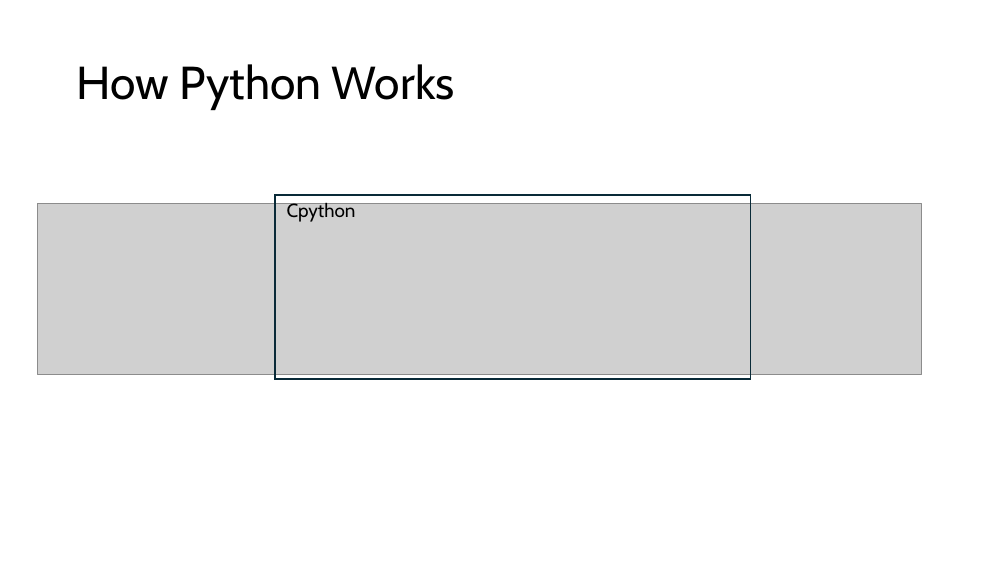
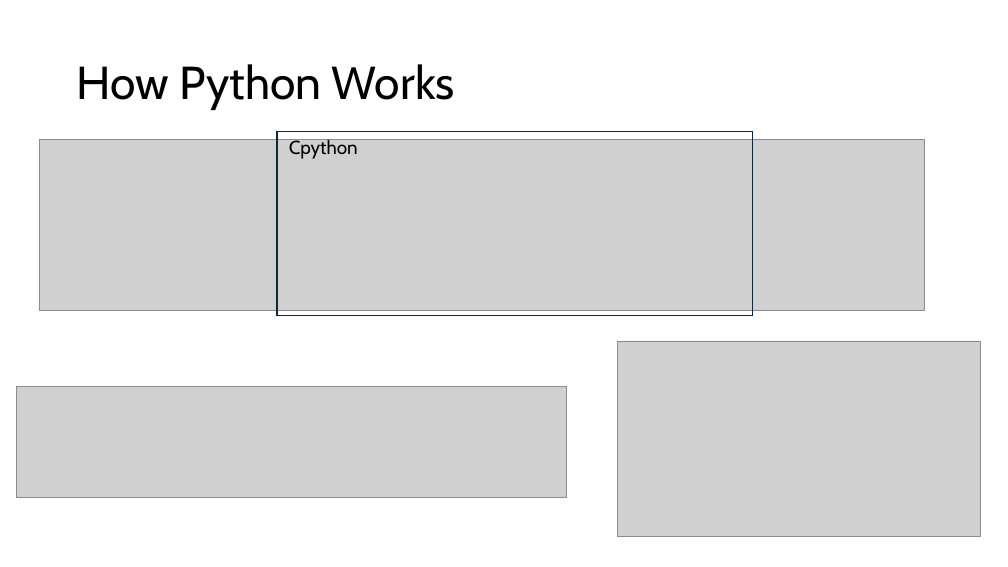
Before and after one commit to Dorknafo7/HW-SW-Co-Design-Project, a slide deck: slide 4 of project_presentation.pptx. Drawn at 1008x567 pixels with LibreOffice and Linux fonts; fonts in the diff are those of the drawing; grey boxes stand for pictures. Boxes give left, top, right and bottom in pixels: in the first picture for what was removed or moved away, otherwise in the second. Text is boxed around its words. In the diff, an @@ line names an element or a change of style, - is before the commit and + after.

```diff
--- a/project_presentation.pptx
+++ b/project_presentation.pptx
@@ picture: place and size @@
-picture at box(37, 203, 922, 374)
+picture at box(39, 140, 924, 311)
@@ rectangle: place and size @@
-rectangle at box(274, 195, 750, 379)
+rectangle at box(277, 132, 752, 315)
@@ text "Cpython": place and size @@
-text "Cpython" at box(287, 202, 356, 222)
+text "Cpython" at box(289, 138, 358, 159)
@@ picture added at box(618, 341, 981, 537) @@
@@ picture added at box(16, 386, 566, 498) @@
```
Also in this commit, not shown: 3 other slides changed, 1 slide added, 3 slides removed, 3 other files.
